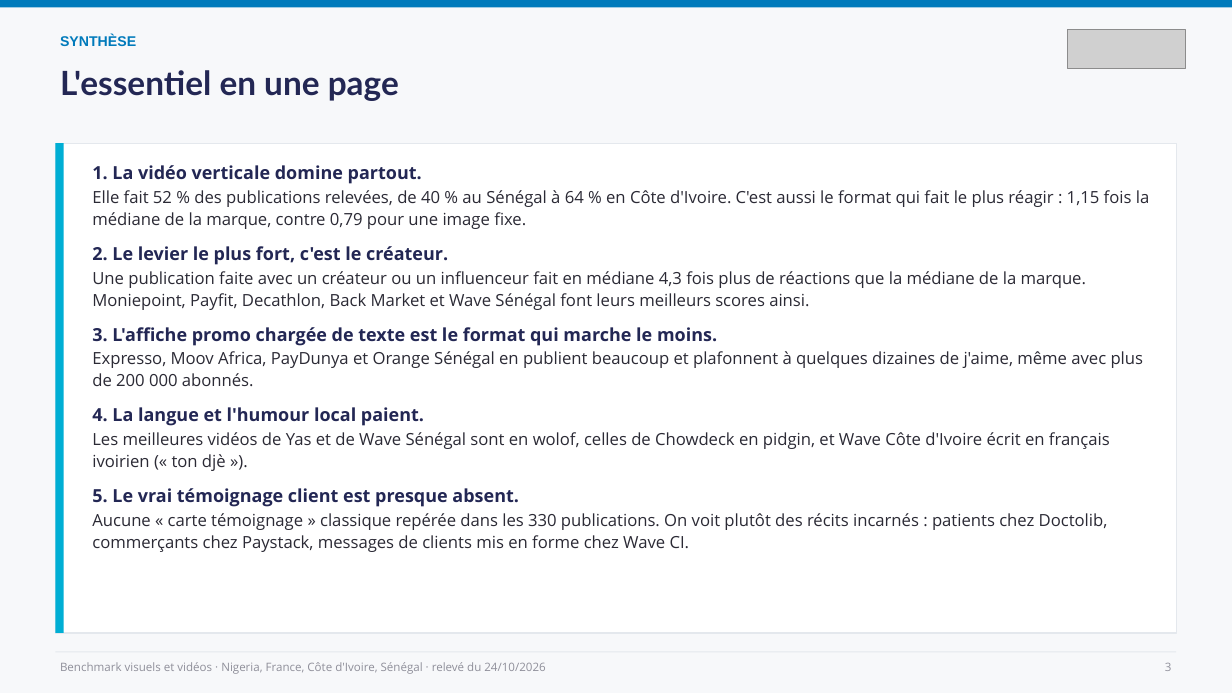
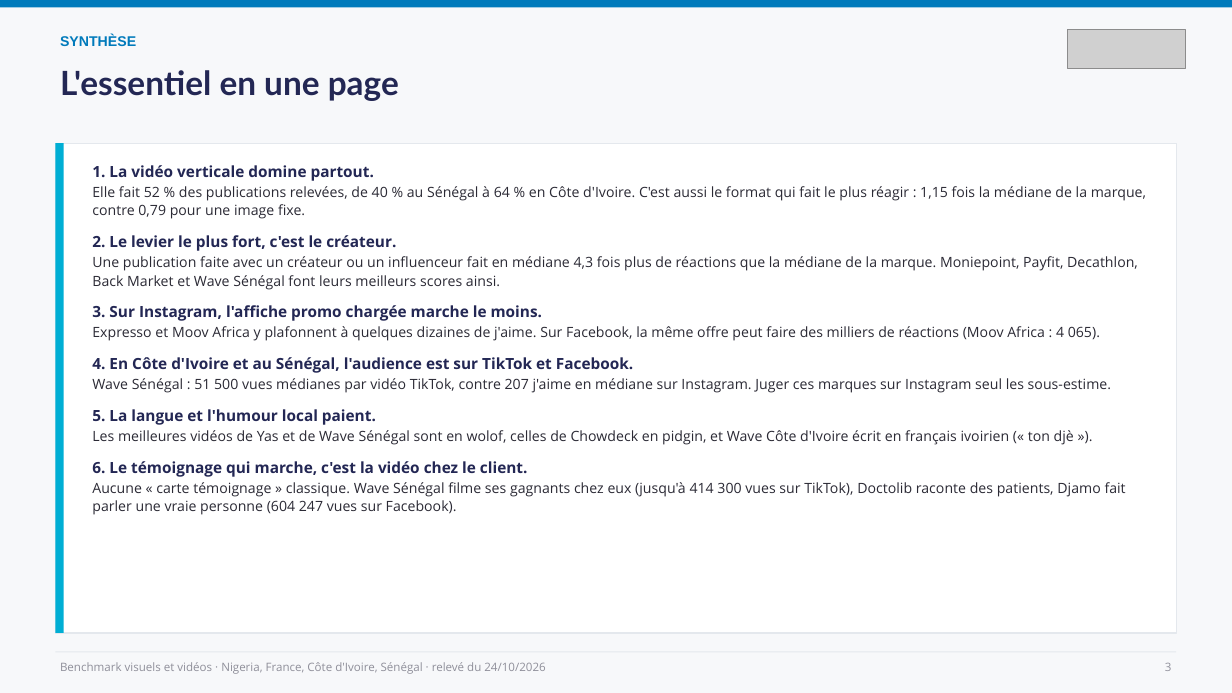
Before and after one commit to leslita06/fatima-unifood-fictif, a slide deck: slide 3 of benchmark-visuels/2026-10-24_benchmark-visuels-videos.pptx. Drawn at 1232x693 pixels with LibreOffice and Linux fonts; fonts in the diff are those of the drawing; grey boxes stand for pictures. Boxes give left, top, right and bottom in pixels: in the first picture for what was removed or moved away, otherwise in the second. Text is boxed around its words. In the diff, an @@ line names an element or a change of style, - is before the commit and + after.

```diff
--- a/benchmark-visuels/2026-10-24_benchmark-visuels-videos.pptx
+++ b/benchmark-visuels/2026-10-24_benchmark-visuels-videos.pptx
@@ text at [92,165,1146,445]: size 14 to 12 pt in "1. La vidéo verticale domine partout.", "2. Le levier le plus fort, c'est ..."; size 13 to 11 pt in "Elle fait 52 % des publications relevées, ...", "Une publication faite avec un créateur ou ...", "Les meilleures vidéos de Yas et de ..." @@
@@ text at [92,305,1111,425]: text changed; size 13 to 11 pt @@
-3. L'affiche promo chargée de texte est le format qui marche le moins.
-Expresso, Moov Africa, PayDunya et Orange Sénégal en publient beaucoup et plafonnent à quelques dizaines de j'aime, même avec plus de 200 000 abonnés.
-4. La langue et l'humour local paient.
+3. Sur Instagram, l'affiche promo chargée marche le moins.
+Expresso et Moov Africa y plafonnent à quelques dizaines de j'aime. Sur Facebook, la même offre peut faire des milliers de réactions (Moov Africa : 4 065).
+4. En Côte d'Ivoire et au Sénégal, l'audience est sur TikTok et Facebook.
+Wave Sénégal : 51 500 vues médianes par vidéo TikTok, contre 207 j'aime en médiane sur Instagram. Juger ces marques sur Instagram seul les sous-estime.
+5. La langue et l'humour local paient.
@@ text at [92,461,1126,515]: text changed; size 13 to 11 pt @@
-5. Le vrai témoignage client est presque absent.
-Aucune « carte témoignage » classique repérée dans les 330 publications. On voit plutôt des récits incarnés : patients chez Doctolib, commerçants chez Paystack, messages de clients mis en forme chez Wave CI.
+6. Le témoignage qui marche, c'est la vidéo chez le client.
+Aucune « carte témoignage » classique. Wave Sénégal filme ses gagnants chez eux (jusqu'à 414 300 vues sur TikTok), Doctolib raconte des patients, Djamo fait parler une vraie personne (604 247 vues sur Facebook).
```
Also in this commit, not shown: 7 other slides changed, 4 slides added, 1 other file.
